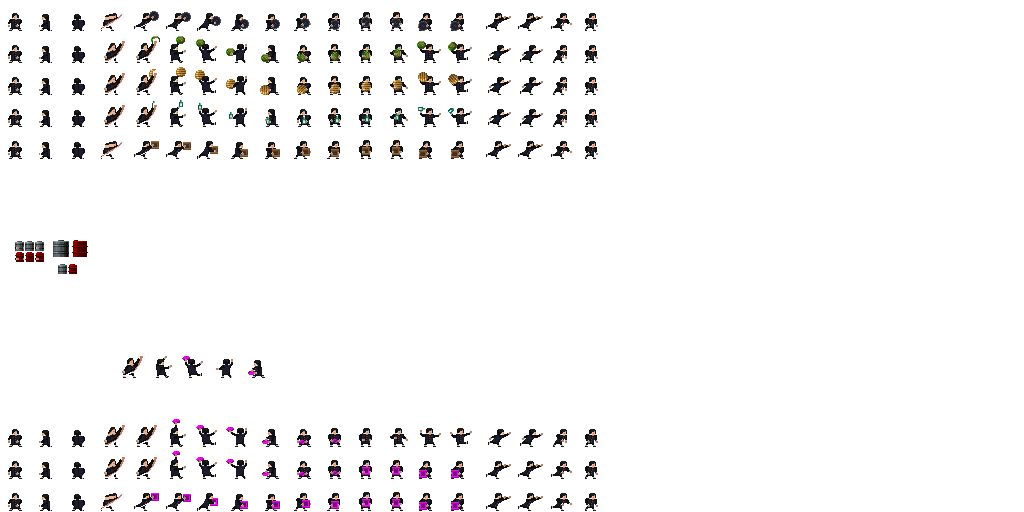
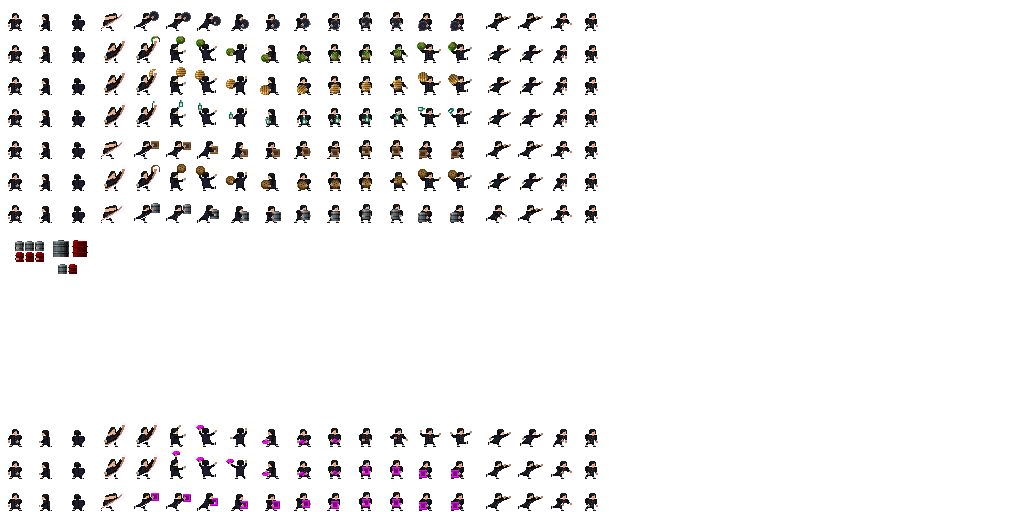
Two versions of the same layered image (1024 × 512). Layer-by-layer changes:
painted on "projectile layer" over 151, 41, 459, 222
painted on "Main" over 8, 166, 598, 439
painted on "projectile layer 2" over 151, 165, 235, 219
